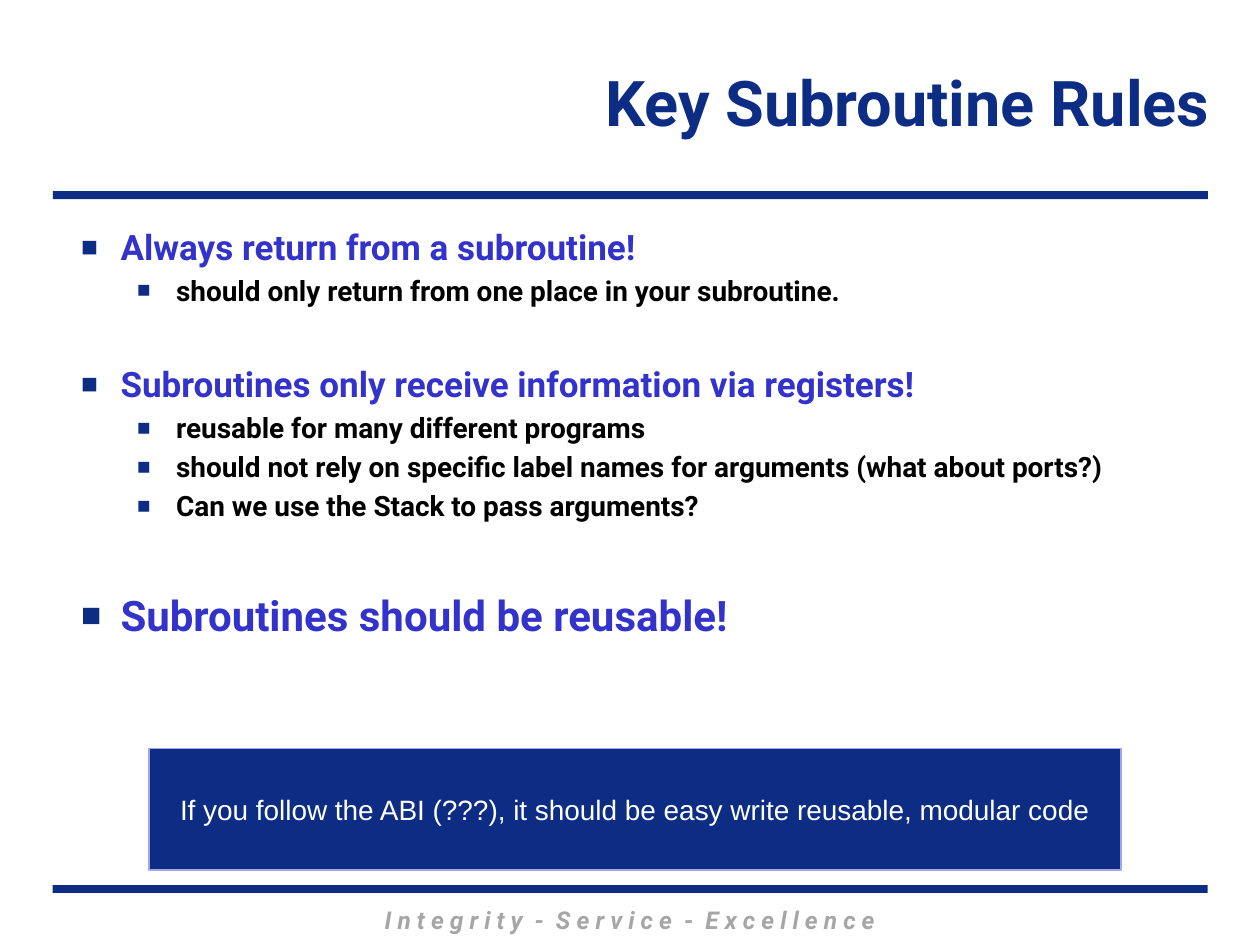
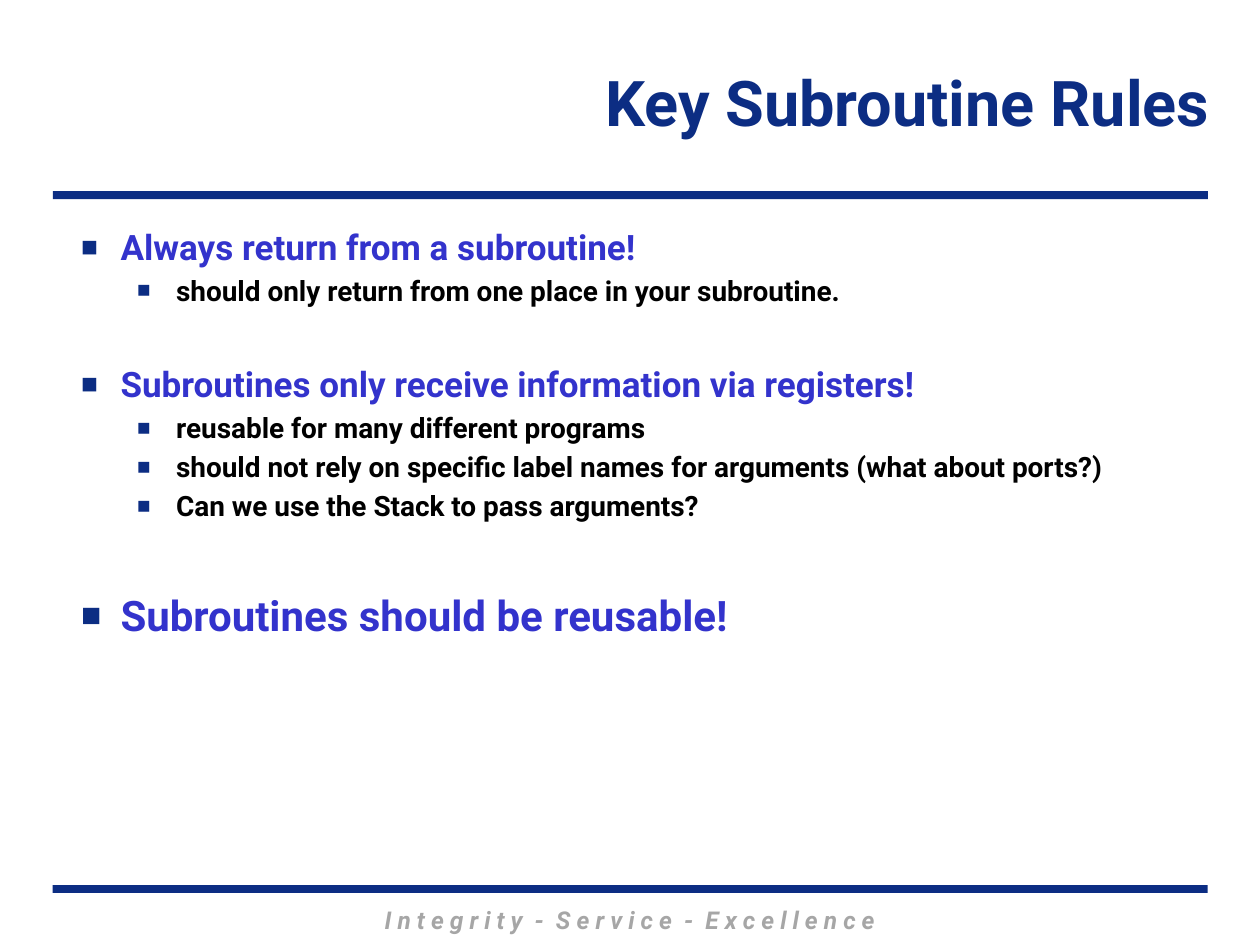
Before and after one commit to MarsUniversity/ECE382, a slide deck: slide 30 of source/lessons/lsn9-10/Lsn9-10.pptx. Drawn at 1260x945 pixels with LibreOffice and Linux fonts; fonts in the diff are those of the drawing; background and template pictures are left out. Boxes give left, top, right and bottom in pixels: in the first picture for what was removed or moved away, otherwise in the second. Text is boxed around its words. In the diff, an @@ line names an element or a change of style, - is before the commit and + after.

```diff
--- a/source/lessons/lsn9-10/Lsn9-10.pptx
+++ b/source/lessons/lsn9-10/Lsn9-10.pptx
@@ rectangle removed at box(149, 748, 1121, 871) @@
-If you follow the ABI (???), it should be easy write reusable, modular code
```
Also in this commit, not shown: 9 other files.
